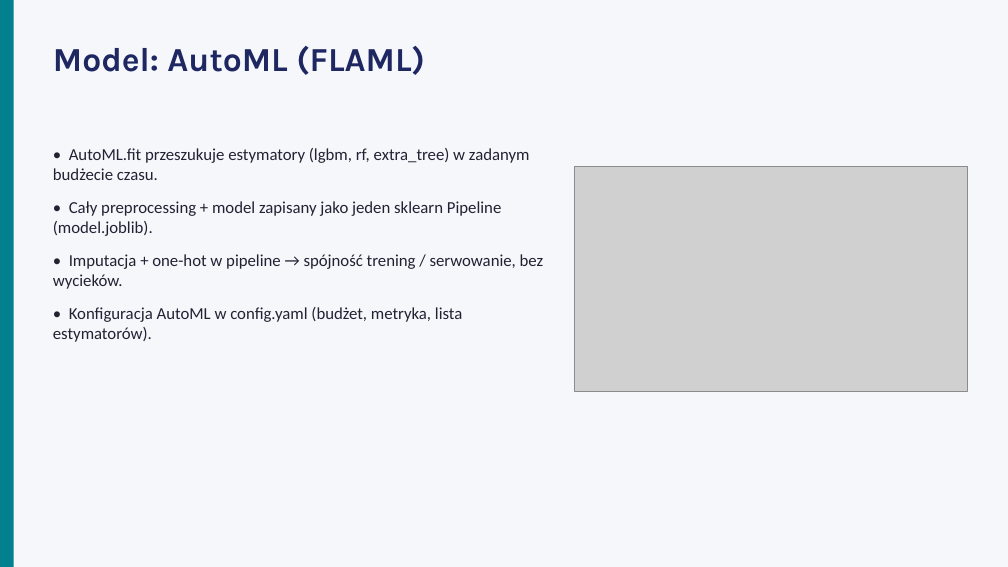
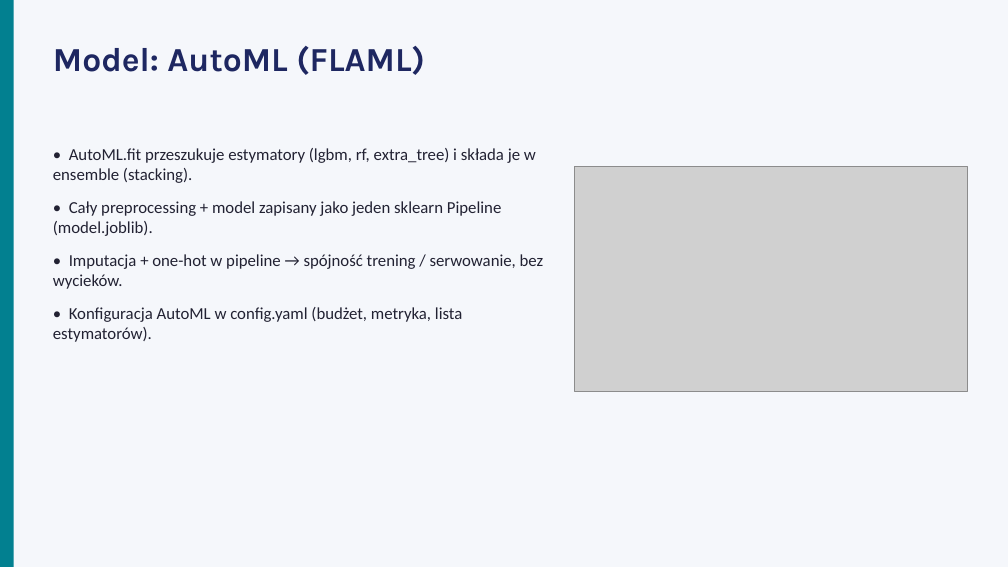
Before and after one commit to nimzoi/SUML-project, a slide deck: slide 5 of slides.pptx. Drawn at 1008x567 pixels with LibreOffice and Linux fonts; fonts in the diff are those of the drawing; grey boxes stand for pictures. Boxes give left, top, right and bottom in pixels: in the first picture for what was removed or moved away, otherwise in the second. Text is boxed around its words. In the diff, an @@ line names an element or a change of style, - is before the commit and + after.

```diff
--- a/slides.pptx
+++ b/slides.pptx
@@ text at [53,148,536,183]: text changed @@
-• AutoML.fit przeszukuje estymatory (lgbm, rf, extra_tree) w zadanym budżecie czasu.
+• AutoML.fit przeszukuje estymatory (lgbm, rf, extra_tree) i składa je w ensemble (stacking).
```
Also in this commit, not shown: 1 other slide changed, 5 other files.
